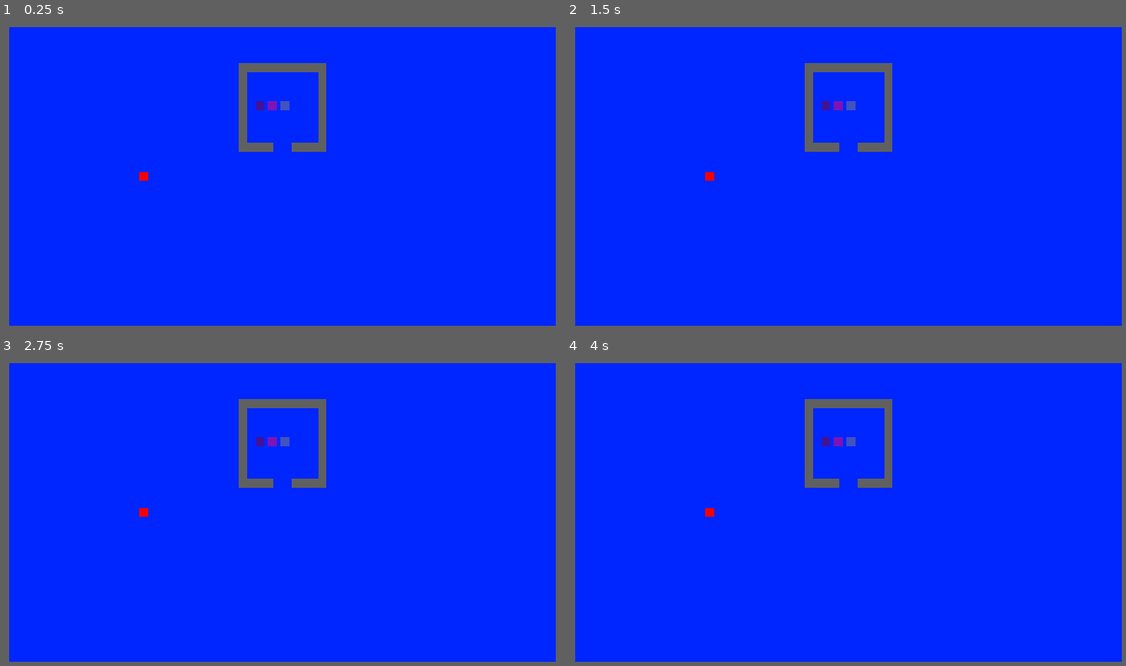
Above: before the commit, frames 1-4 (two rows, left to right).
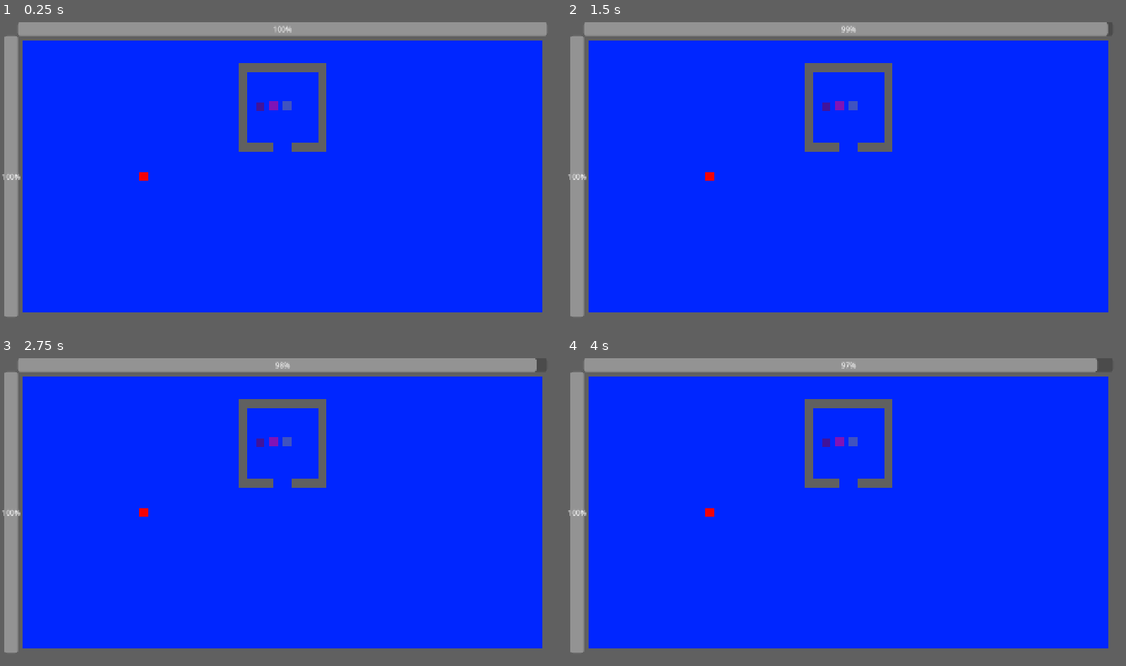
Above: after the commit, the same moments.

Repository: aduImperfect/GameHoarder
Game: Godot game, scene res://Scenes/main.tscn
The game is run twice, just before and just after one commit, with the same random seed, the same clock (stepped at 60 frames per second) and the same inputs.
Inputs:
- Up to frame 1 (0.25 s): no input
- Up to frame 2 (1.5 s): tap Enter at 0.5 s; tap Space at 1.25 s
- Up to frame 3 (2.75 s): tap Enter at 2 s
- Up to frame 4 (4 s): tap Space at 2.75 s; tap Enter at 3.5 s

The runs differ from the first frame. In frame 1, 15% of the frame differs, in the area x 0-100%, y 1-99%; in frame 2, 15%; in frame 3, 15%; in frame 4, 15%.

Commit message:
Adding in the total currency available and the decrement of it along with the total time available and the decrement of that as well.

Diff:
--- a/game-hoarder/Levels/level1.tscn
+++ b/game-hoarder/Levels/level1.tscn
@@ -13,19 +13,19 @@
 
 [node name="Wall" parent="." unique_id=1157383819 instance=ExtResource("1_t21ke")]
 position = Vector2(640, 0)
-scale = Vector2(70, 2)
+scale = Vector2(70, 5)
 
 [node name="Wall2" parent="." unique_id=1027050093 instance=ExtResource("1_t21ke")]
 position = Vector2(640, 720)
-scale = Vector2(70, 2)
+scale = Vector2(70, 5)
 
 [node name="Wall3" parent="." unique_id=1349601503 instance=ExtResource("1_t21ke")]
 position = Vector2(0, 360)
-scale = Vector2(2, 45)
+scale = Vector2(5, 45)
 
 [node name="Wall4" parent="." unique_id=967409322 instance=ExtResource("1_t21ke")]
 position = Vector2(1280, 360)
-scale = Vector2(2, 45)
+scale = Vector2(5, 45)
 
 [node name="Room1Wall1" parent="." unique_id=1778103436 instance=ExtResource("1_t21ke")]
 position = Vector2(640, 113)
@@ -48,12 +48,15 @@
 scale = Vector2(4, 1)
 
 [node name="Game1" parent="." unique_id=1587542141 instance=ExtResource("3_njhy2")]
-position = Vector2(589, 200)
+position = Vector2(590, 201)
+game_value = 125.0
 
 [node name="Game2" parent="." unique_id=1365070008 instance=ExtResource("3_njhy2")]
-position = Vector2(618, 200)
+position = Vector2(620, 200)
 tex = ExtResource("4_m6f6w")
+game_value = 377.75
 
 [node name="Game3" parent="." unique_id=916384252 instance=ExtResource("3_njhy2")]
-position = Vector2(646, 200)
+position = Vector2(650, 200)
 tex = ExtResource("5_m6f6w")
+game_value = 1040.99
--- a/game-hoarder/Scenes/main.tscn
+++ b/game-hoarder/Scenes/main.tscn
@@ -2,6 +2,7 @@
 
 [ext_resource type="PackedScene" uid="uid://esv0q64f70ir" path="res://Scenes/background.tscn" id="1_jjgbg"]
 [ext_resource type="PackedScene" uid="uid://bdpwhw1wi74y0" path="res://Levels/level1.tscn" id="2_bo1nx"]
+[ext_resource type="PackedScene" uid="uid://mhoacouuuw5n" path="res://Scenes/mainui.tscn" id="3_8gbba"]
 
 [node name="Main" type="Node2D" unique_id=1302026659]
 
@@ -9,3 +10,5 @@
 position = Vector2(137, 78)
 
 [node name="Level1" parent="." unique_id=375870338 instance=ExtResource("2_bo1nx")]
+
+[node name="Mainui" parent="." unique_id=1683634489 instance=ExtResource("3_8gbba")]
--- a/game-hoarder/Scenes/mainui.tscn
+++ b/game-hoarder/Scenes/mainui.tscn
@@ -1,3 +1,28 @@
 [gd_scene format=3 uid="uid://mhoacouuuw5n"]
 
+[ext_resource type="Script" uid="uid://fosoyonr7qbr" path="res://Scripts/progress_bar.gd" id="1_bwfah"]
+[ext_resource type="Script" uid="uid://wtorbmsjvyya" path="res://Scripts/currency_bar.gd" id="2_6mhmv"]
+
 [node name="Mainui" type="Node2D" unique_id=1683634489]
+
+[node name="TimeProgressBar" type="ProgressBar" parent="." unique_id=700373057]
+custom_minimum_size = Vector2(1200, 30)
+offset_left = 40.0
+offset_top = 10.0
+offset_right = 1240.0
+offset_bottom = 40.0
+value = 100.0
+script = ExtResource("1_bwfah")
+timeCounterMax = 1.0
+timeSpeed = 1.0
+
+[node name="CurrencyProgressBar" type="ProgressBar" parent="." unique_id=1365594350]
+custom_minimum_size = Vector2(30, 640)
+offset_left = 10.0
+offset_top = 40.0
+offset_right = 40.0
+offset_bottom = 680.0
+max_value = 10000.0
+value = 10000.0
+fill_mode = 2
+script = ExtResource("2_6mhmv")
--- /dev/null
+++ b/game-hoarder/Scripts/currency_bar.gd
@@ -0,0 +1,19 @@
+extends ProgressBar
+
+class_name CurrencyMeter
+
+static var tempValAccumulate : float = 0.0
+
+# Called when the node enters the scene tree for the first time.
+func _ready() -> void:
+	tempValAccumulate = 0.0
+	print("Value for this is: ", value)
+
+# Called every frame. 'delta' is the elapsed time since the previous frame.
+func _process(_delta: float) -> void:
+	for k in PlayerCharacter.collectedgames.size():
+		tempValAccumulate += PlayerCharacter.collectedgames[k].game_value
+	value = max_value - tempValAccumulate
+	tempValAccumulate = 0.0
+
+	print(PlayerCharacter.collectedgames.size())
--- a/game-hoarder/Scripts/game.gd
+++ b/game-hoarder/Scripts/game.gd
@@ -3,6 +3,7 @@
 @export var tex : Texture2D
 @export var is_collected : bool
 @export var is_displayed : bool
+@export var game_value : float
 
 # Called when the node enters the scene tree for the first time.
 func _ready() -> void:
--- a/game-hoarder/Scripts/game_selection.gd
+++ b/game-hoarder/Scripts/game_selection.gd
@@ -19,6 +19,7 @@
 		if PlayerCharacter.try_collecting:
 			set_deferred("monitoring", false)
 			owner.is_collected = true
+			PlayerCharacter.collectedgames.append(owner)
 			PlayerCharacter.try_collecting = false
 
 	else:
--- a/game-hoarder/Scripts/player.gd
+++ b/game-hoarder/Scripts/player.gd
@@ -5,12 +5,13 @@
 @export var move_speed : float
 @export var is_moving : bool = false
 static var try_collecting : bool = false
-@export var collectedgames : Array[Texture2D]
+static var collectedgames : Array[Node2D]
 
 # Called when the node enters the scene tree for the first time.
 func _ready() -> void:
 	is_moving = false
 	try_collecting = false
+	collectedgames.clear()
 
 # Called every frame. 'delta' is the elapsed time since the previous frame.
 func _process(_delta: float) -> void:
--- /dev/null
+++ b/game-hoarder/Scripts/progress_bar.gd
@@ -0,0 +1,20 @@
+extends ProgressBar
+
+class_name TimeMeter
+
+@export var timeCounterDelay : float = 0.0
+@export var timeCounterMax : float
+@export var timeSpeed : float
+
+# Called when the node enters the scene tree for the first time.
+func _ready() -> void:
+	timeCounterDelay = 0.0
+
+# Called every frame. 'delta' is the elapsed time since the previous frame.
+func _process(_delta: float) -> void:
+	if timeCounterDelay < timeCounterMax:
+		timeCounterDelay += _delta * timeSpeed
+		return
+
+	value -= 1.0
+	timeCounterDelay = 0.0
Not shown, added: game-hoarder/Scripts/currency_bar.gd.uid
Not shown, added: game-hoarder/Scripts/progress_bar.gd.uid
